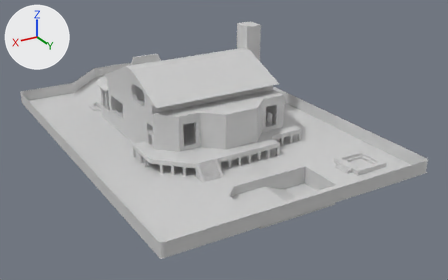
Two versions of the COLLADA model SlumberParty/house.dae, one commit apart.
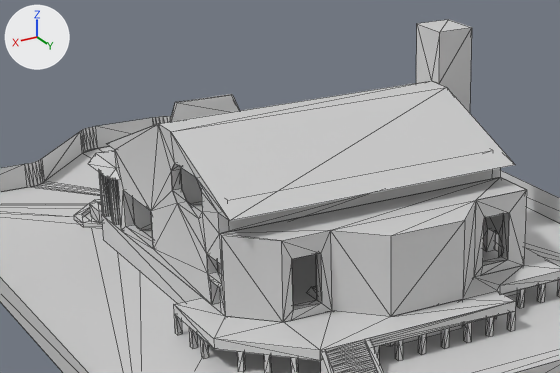
There are two pictures of each version: one whole from a camera (50 mm lens) standing at (1.301, 2.772, 1.037) and looking at (-0.119, 0.404, -0.147), one close up on the part from 13% to 67% of the width and 5% to 62% of the height. Arrows for +X, +Y and +Z are at upper left; the lights stay in place. The close-ups show mesh edges as thin lines. Where no turn or scale is listed for an object, it has been applied to the vertices.

Names of what the first close-up shows: 'deckLegs', 'deckStairs', 'deckTop', 'foundation', 'grass', 'hall', 'roofFlat', 'roofTiles', 'stageRoomWalls', 'wall', 'walls', 'woodFloor'.
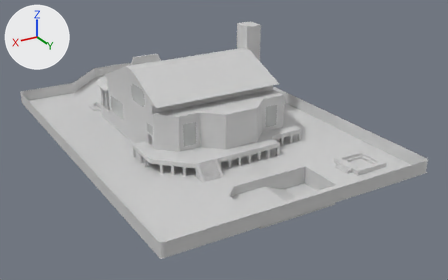
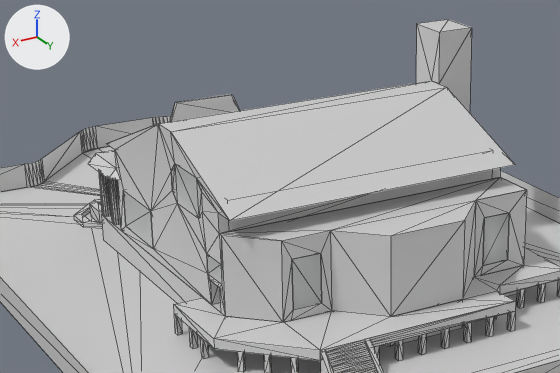
Where the change shows, as pixel boxes [x1, y1, x2, y2] in the close-ups (560 x 373 px):
'windows', added
    after: [123, 164, 509, 310]
'hall', unchanged, covered by the edit
    before: [123, 164, 509, 310]
'woodFloor', unchanged, covered by the edit
    before: [142, 229, 498, 312]
    after: [212, 303, 221, 312]

The change, as a diff of the scene's bpy script:
```diff
--- a/SlumberParty/house.dae.py
+++ b/SlumberParty/house.dae.py
@@ mat_mat24 @@
+mat_mat24 = principled_material('mat24')
+mat_mat24.base_color = (0.92, 0.95, 0.94)  # white #f6f9f8
+mat_mat24.roughness = 0.34
+mat_mat24.alpha = 0.4
@@ me_mesh249858546_009 @@
+me_mesh249858546_009.from_pydata(...)  # 104 vertices, 60 faces; spans x -0.317..0.303, y 0.011..0.611, z -0.03..0.19
+me_mesh249858546_009.materials.append(mat_mat24)  # white #f6f9f8
@@ ob_windows @@
+ob_windows = bpy.data.objects.new('windows', me_mesh249858546_009)
+ob_windows.location = (0.0, 0.0, 0.0)
```
